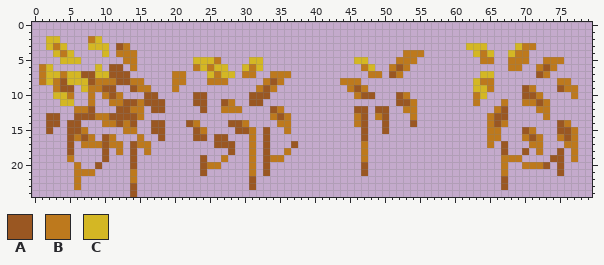
Sprite sheet -- Tiles/Overgrow/Blob.png. The first picture shows the starting point.
The file is 160x50 pixels, drawn in blocks of 2x2; one block is one cell here.
Palette (. is transparent): A #9a5722  B #bd791d  C #d4b724
Pixels before, first column x 1:
 2 .CC....BC....................................................................
 3 .CBC...CCC.AB................................................CCC....CBB......
 4 ..CBC....C.BBB......................................BBB.......CBC..CBB.......
 5 ...CCC......BB........CCCB....CC.............CC....BBB.........BB..BBB..BBB..
 6 BC......C.AA.B........BCBCC..CBC..............BC..BAB..............BB..BAB...
 7 BCCBCCAACCAAA......BB...CBCC.BB..BBB...........BB.AB...........CC......AB....
 8 BCBACCCABBBAABB....BB...BBB.....BAB........BBB................CBB.........BB.
 9 ..BAA.CBBAA..ABB...B...........BAB..........BAB...............CCB....AB...ABB
10 ..CCB..B.BAB...AA.....AA......AAA............BAA...AB.........BC.....AAB....B
11 ...CC..B..BBAABAAA....AA..AB..AA...................AAB........B...B..BBAB....
12 .....BBA...AABB.AA.....A..BBB....AB..........AA.AA..BB...........BA....BB....
13 .AA..AAABBAAAAB..................BAB.........BA.BA...B..........BAA.....B....
14 .AA.AA...BBABA..AA...AB....AAB....BB.........BA..A...A..........BAB.......AB.
15 .A..AAB.....BB..AA....AB....AAB.A..B..........A..A..............BB...AB...AAB
16 ....ABAB.AB...B..A....AA.AA...B.A.............A.................BB...BAB..BAB
17 ....A.BBBABB.ABB.........AAA..B.A...A.........B.................B.A...BB...BB
18 ....A....A.B.A.B...........A..B.A..B..........B...................A..A.B..A.B
19 ....B....A...A.........A..B...B.ABB...........B...................BBB....AA.B
20 .....B..A....A.........ABB....B.A.............A...................B..BBBA.A..
21 .....BBB.....B.........A......B.A.............A...................B.......A..
22 .....B.......B................A...................................A..........
23 .....B.......A................A...................................A..........
24 .............A...............................................................
Once edited:
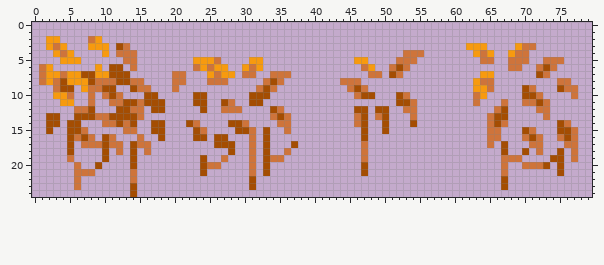
From old to new:
Colour A changes from #9a5722 to #a44d02.
Colour B changes from #bd791d to #ce743b.
Colour C changes from #d4b724 to #f79a0f.
Where, in picture pixels (left, top, right, bottom), the same in both pictures:
changed: (39, 36, 298, 197)
changed: (466, 43, 578, 190)
changed: (340, 50, 424, 176)
